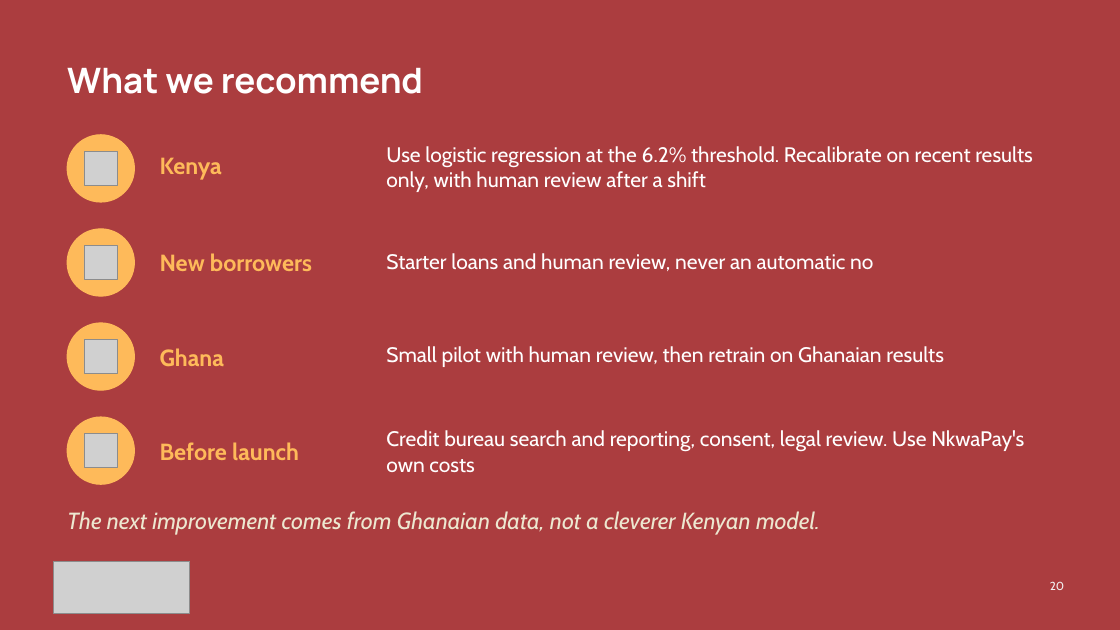
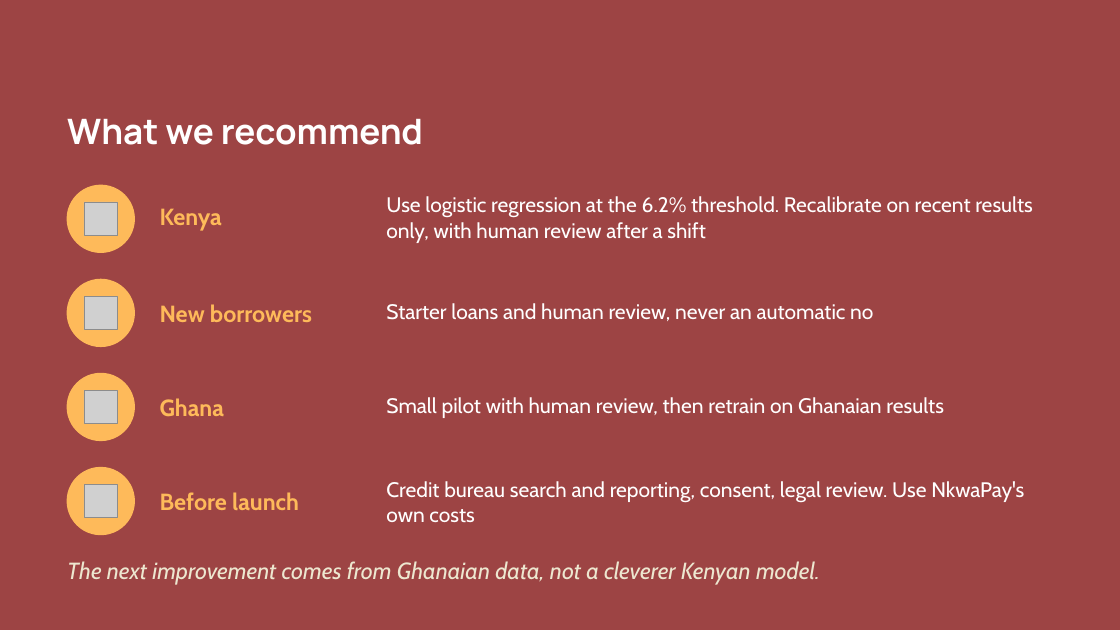
Before and after one commit to ASU-MICS-2028/mle-group-3-prosit-2, a slide deck: slide 20 of slides/NkwaPay_Debrief_Present.pptx. Drawn at 1120x630 pixels with LibreOffice and Linux fonts; fonts in the diff are those of the drawing; grey boxes stand for pictures; background and template pictures are left out; a plain dark background stands for a picture behind light text. Boxes give left, top, right and bottom in pixels: in the first picture for what was removed or moved away, otherwise in the second. Text is boxed around its words. In the diff, an @@ line names an element or a change of style, - is before the commit and + after.

```diff
--- a/slides/NkwaPay_Debrief_Present.pptx
+++ b/slides/NkwaPay_Debrief_Present.pptx
@@ background #AB3D3F to picture (left out) @@
@@ rectangle added at (0,0,1120,630), fill #9D4444 @@
@@ 10 texts, 4 pictures, 4 ellipses: place and size @@
-10 texts, 4 pictures, 4 ellipses at (67,68,1033,535)
+10 texts, 4 pictures, 4 ellipses at (67,119,1033,585)
@@ picture removed at (54,561,190,613) @@
@@ page number removed at (1050,581,1064,590) @@
-20
```
Also in this commit, not shown: 20 other slides changed, 1 slide added.
